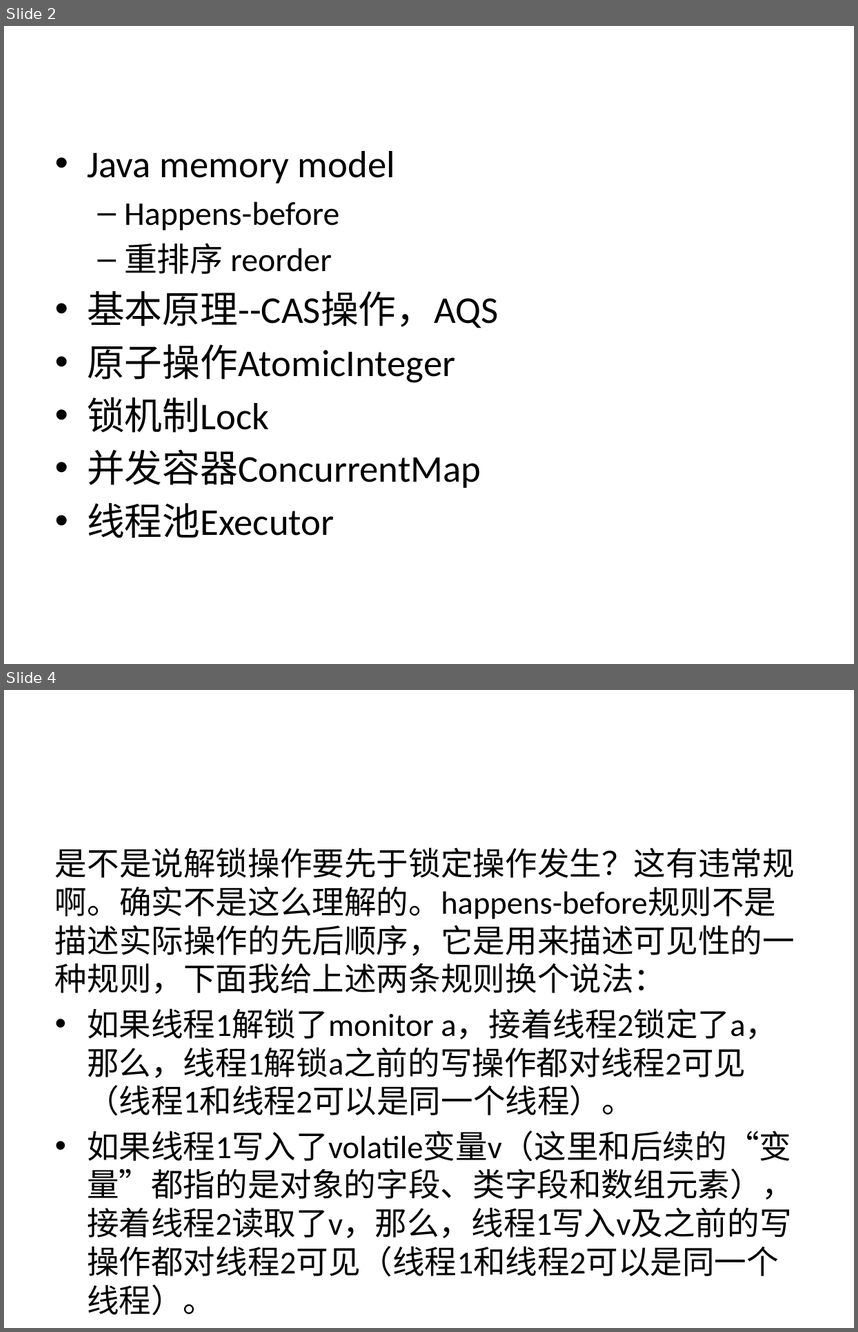
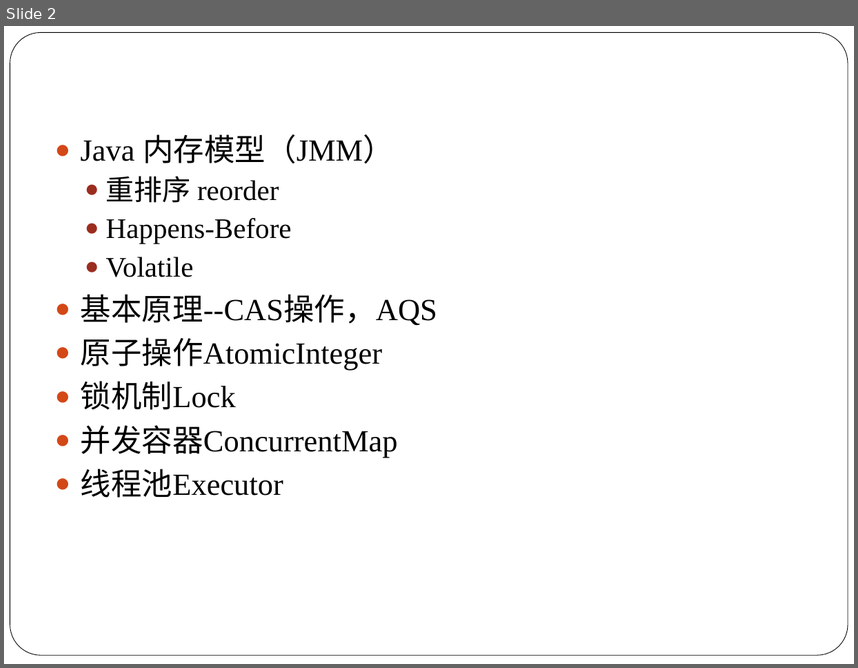
Before and after one commit to NickyQian/Practice, a slide deck: Document/Java Concurrency.pptx. Shown one above the other, each under a label of ours: slides 2 and 4 before the commit, slide 2 after it; the slides between them are not shown. The pictures are 858x1332 and 858x668 pixels, drawn with LibreOffice and Linux fonts; fonts in the diff are those of the drawing. Boxes give left, top, right and bottom in pixels: in the first picture for what was removed or moved away, otherwise in the second. Text is boxed around its words. In the diff, an @@ line names an element or a change of style, - is before the commit and + after.

```diff
--- a/Document/Java Concurrency.pptx
+++ b/Document/Java Concurrency.pptx
@@ slide 4 removed at bbox=[4, 690, 854, 1328], background #FFFFFF @@
@@ text removed at bbox=[55, 847, 795, 1276] @@
-是不是说解锁操作要先于锁定操作发生？这有违常规啊。确实不是这么理解的。happens-before规则不是描述实际操作的先后顺序，它是用来描述可见性的一种规则，下面我给上述两条规则换个说法：
-• 如果线程1解锁了monitor a，接着线程2锁定了a，那么，线程1解锁a之前的写操作都对线程2可见（线程1和线程2可以是同一个线程）。
-• 如果线程1写入了volatile变量v（这里和后续的“变量”都指的是对象的字段、类字段和数组元素），接着线程2读取了v，那么，线程1写入v及之前的写操作都对线程2可见（线程1和线程2可以是同一个线程）。
@@ slide 2 changed as well @@
@@ rounded rectangle added at bbox=[10, 33, 848, 655], fill #FFFFFF, outline #000000 0.5 pt @@
@@ text at bbox=[81, 134, 394, 163]: text changed; size 32 to 26 pt; font Calibri to Times New Roman @@
-• Java memory model
-  – Happens-before
+● Java 内存模型（JMM）
@@ text at bbox=[81, 176, 437, 497]: size 28 to 24 pt in "重排序 reorder"; font Calibri to Times New Roman in "重排序 reorder", "基本原理--CAS操作，AQS", "原子操作AtomicInteger", "锁机制Lock" and 2 more places; size 32 to 26 pt in "基本原理--CAS操作，AQS", "原子操作AtomicInteger", "锁机制Lock", "并发容器ConcurrentMap" and 1 more places; bullet – to ●; less space between paragraphs; bullet • to ● @@
@@ text at bbox=[106, 218, 292, 277]: paragraphs added @@
+  ● Happens-Before
+  ● Volatile
```
Also in this commit, not shown: 4 other slides changed, 16 slides added, 3 other slides removed.
